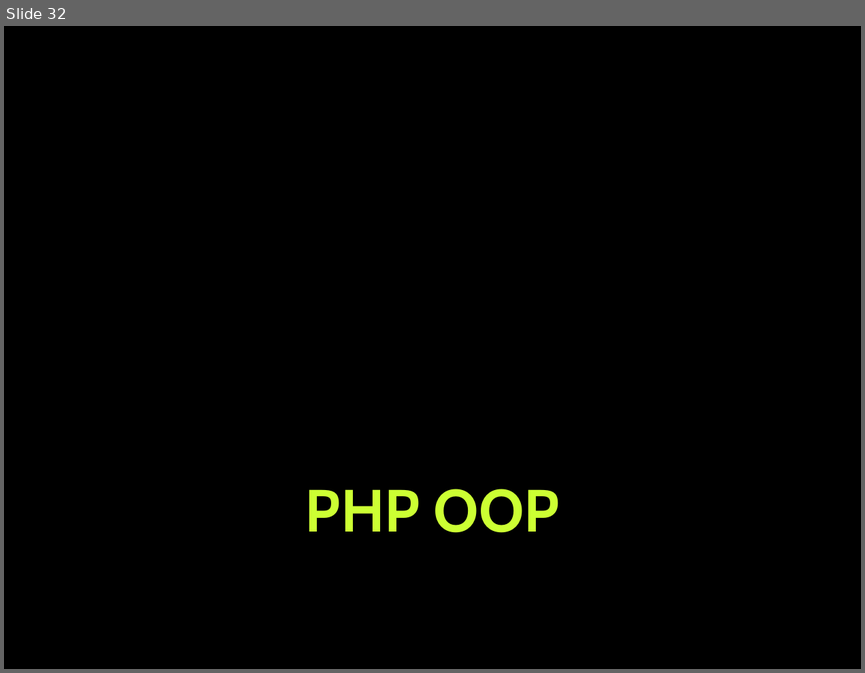
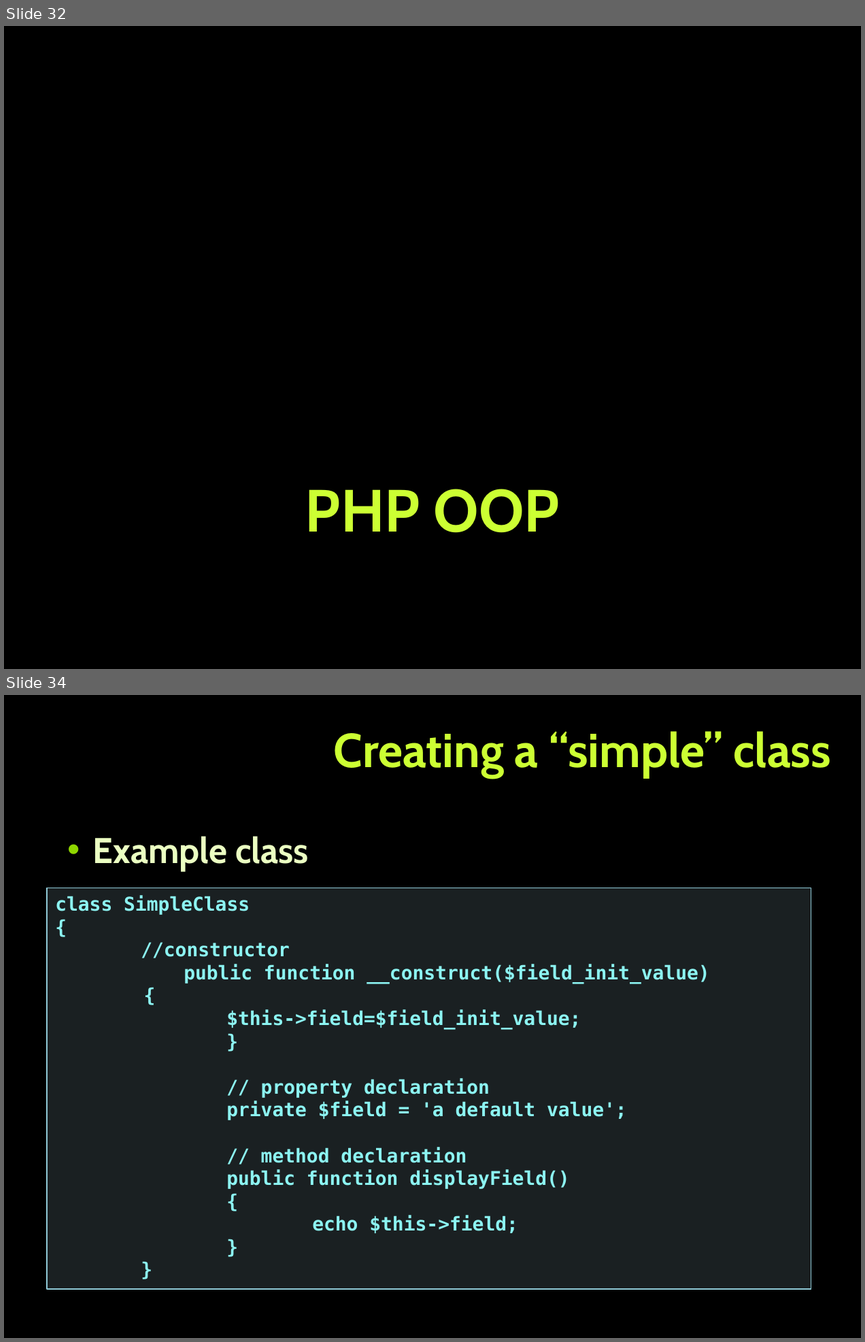
Before and after one commit to tanzhur/PHP_MVC-seminar, a slide deck: PHP_MVC.pptx. Shown one above the other, each under a label of ours: slide 32 before the commit, slides 32 and 34 after it; the slides between them are not shown. The pictures are 865x673 and 865x1342 pixels, drawn with LibreOffice and Linux fonts; fonts in the diff are those of the drawing; background and template pictures are left out. Boxes give left, top, right and bottom in pixels: in the first picture for what was removed or moved away, otherwise in the second. Text is boxed around its words. In the diff, an @@ line names an element or a change of style, - is before the commit and + after.

```diff
--- a/PHP_MVC.pptx
+++ b/PHP_MVC.pptx
@@ slide 34 added at (x1=4, y1=695, x2=861, y2=1338), background picture (left out) @@
@@ title added at (x1=334, y1=731, x2=831, y2=778), 40 pt, text #CCFF33, bold @@
+Creating a “simple” class
@@ text added at (x1=93, y1=836, x2=309, y2=871), 30 pt, text #EBFFC2, bold @@
+  • Example class
@@ rectangle added at (x1=47, y1=888, x2=811, y2=1289), fill #B5DBE5 at 15% opacity, outline #90CAD7 1 pt, 16 pt, text #8CF4F2, bold @@
+class SimpleClass
+{
+//constructor
+  public function __construct($field_init_value)
+  {
+    $this->field=$field_init_value;
+}
+// property declaration
+private $field = 'a default value';
+// method declaration
+public function displayField()
+{
+echo $this->field;
+}
+}
```
Also in this commit, not shown: 3 slides changed, 7 other slides added.
